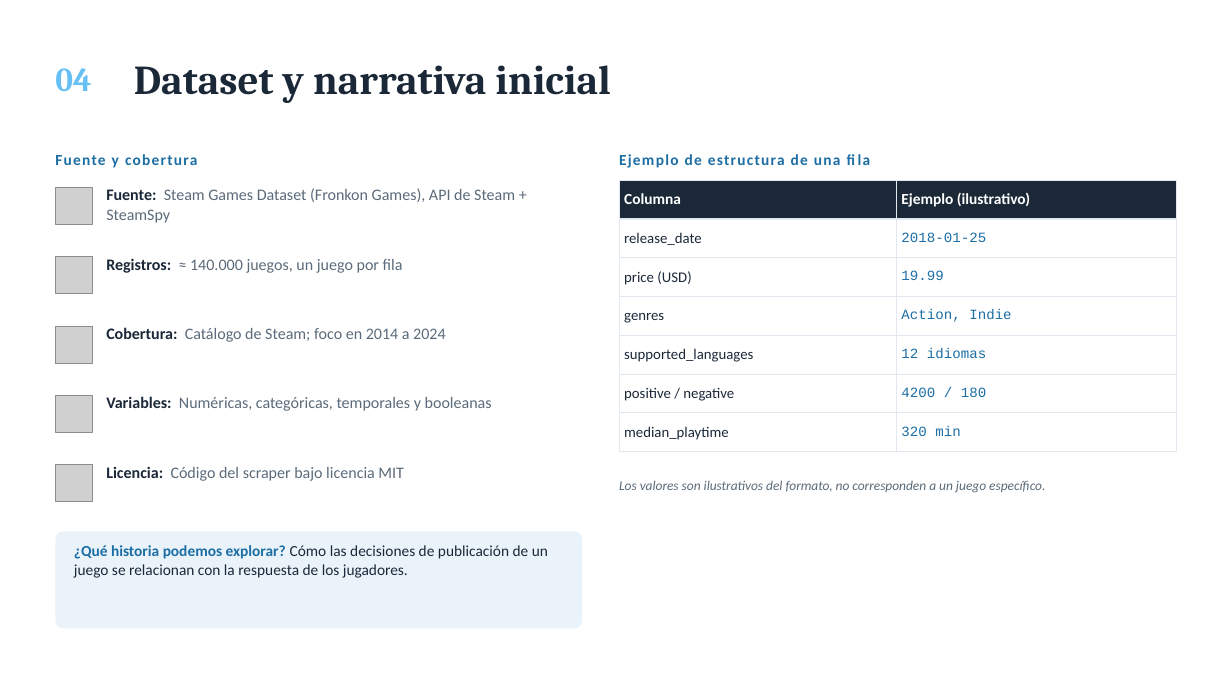
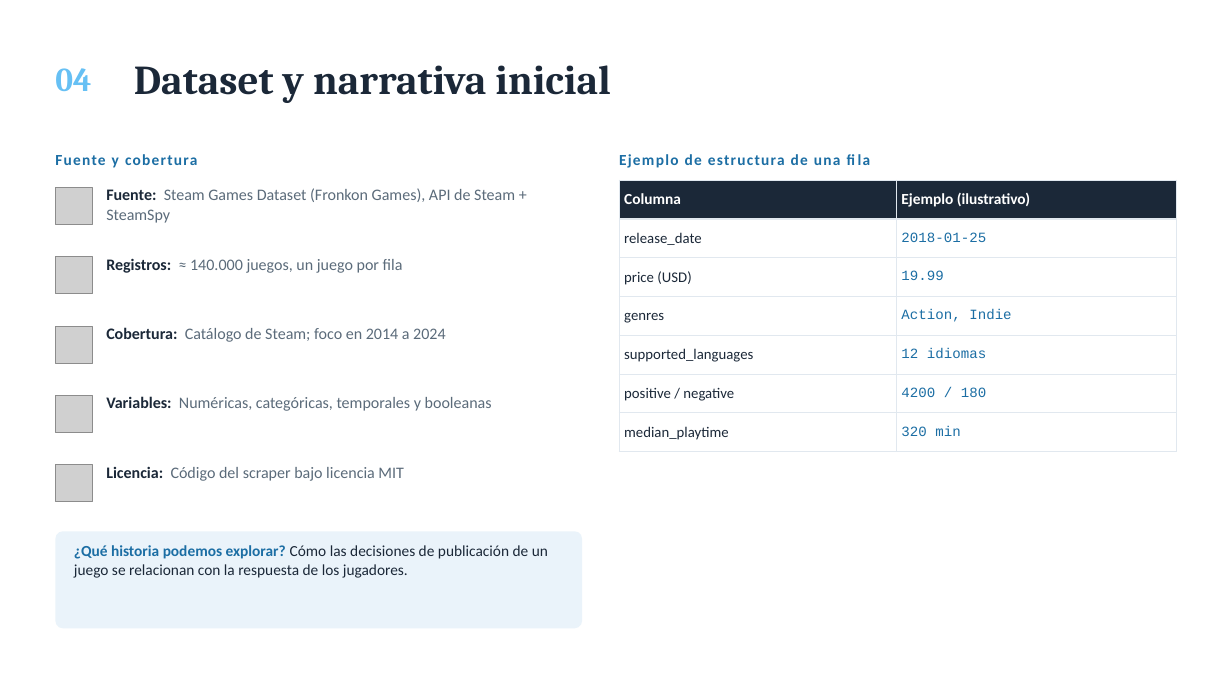
Before and after one commit to MaxiBonoUSM/Radiografia-Steam, a slide deck: slide 4 of docs/Radiografía Steam.pptx. Drawn at 1232x693 pixels with LibreOffice and Linux fonts; fonts in the diff are those of the drawing; grey boxes stand for pictures. Boxes give left, top, right and bottom in pixels: in the first picture for what was removed or moved away, otherwise in the second. Text is boxed around its words. In the diff, an @@ line names an element or a change of style, - is before the commit and + after.

```diff
--- a/docs/Radiografía Steam.pptx
+++ b/docs/Radiografía Steam.pptx
@@ text removed at (619,480,1045,493) @@
-Los valores son ilustrativos del formato, no corresponden a un juego específico.
```
Also in this commit, not shown: 3 other slides changed.
